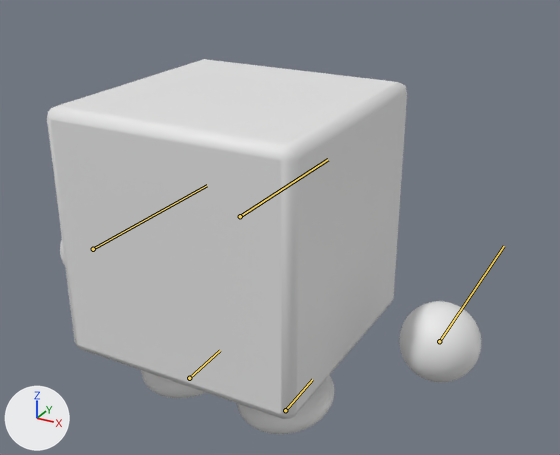
What one commit did to the glTF model web/public/models/cubio.glb.
The view is the same before and after, from a camera (50 mm lens) standing at (3.03, -4.86, 4.03) and looking at (0.28, 0.15, 1.53). Every picture has the same lights, and +X, +Y and +Z are marked at lower left. The older version comes first. The bones that bend it are drawn over the model as lines.

Objects in the first picture: 'Body', 'FootL', 'FootR', 'HandL', 'HandR'.
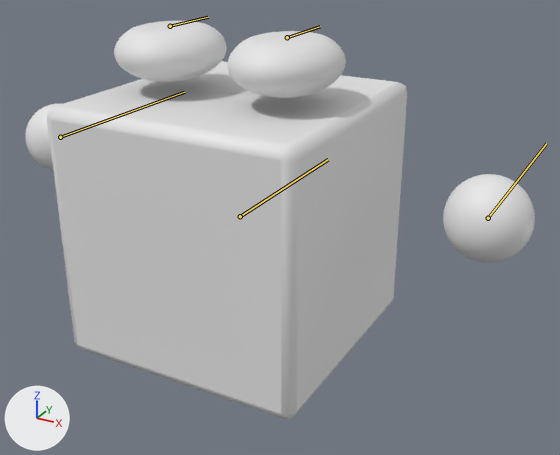
The newer file adds an action. The first version stands in its rest pose; the second is drawn at frame 8 of the action 'hit'.

The edits, one by one:
Bone 'Body' (bone_body) turns from (0, 0, 0) to (0, -180, 0) degrees about its own x, y and z.
Bone 'Foot.L' (bone_foot_l) moves from (0.0, 0.0, 0.0) to (0.98, 0.0, 3.09).
Bone 'Foot.L' (bone_foot_l) turns from (0, 0, 0) to (0, -180, 0) degrees about its own x, y and z.
Bone 'Foot.R' (bone_foot_r) moves from (0.0, 0.0, 0.0) to (-0.98, 0.0, 3.09).
Bone 'Foot.R' (bone_foot_r) turns from (0, 0, 0) to (0, -180, 0) degrees about its own x, y and z.
Bone 'Hand.L' (bone_hand_l) moves from (0.0, 0.0, 0.0) to (3.61, 0.0, 1.05).
Bone 'Hand.L' (bone_hand_l) turns from (0, 0, 0) to (0, -180, 0) degrees about its own x, y and z.
Bone 'Hand.R' (bone_hand_r) moves from (0.0, 0.0, 0.0) to (-3.61, 0.0, 1.05).
Bone 'Hand.R' (bone_hand_r) turns from (0, 0, 0) to (0, -180, 0) degrees about its own x, y and z.

Where the change shows, as pixel boxes (x1, y1, x2, y2) in the pictures (560 x 455 px):
'FootR', posed: before (237, 375, 334, 434); after (114, 21, 227, 82)
'FootL', posed: before (141, 370, 206, 399); after (228, 31, 346, 98)
'HandL', posed (mostly hidden before): before (60, 240, 65, 265); after (443, 174, 535, 263)
'HandR', posed: before (399, 301, 481, 383); after (25, 104, 61, 170)
bone 'Foot.L', root to tip: before (189, 378) to (220, 350); after (287, 37) to (320, 26)
bone 'Foot.R', root to tip: before (285, 410) to (312, 379); after (170, 26) to (208, 17)
bone 'Hand.L', root to tip: before (93, 249) to (207, 185); after (488, 218) to (546, 143)
bone 'Hand.R', root to tip: before (439, 341) to (504, 246); after (60, 137) to (184, 92)
